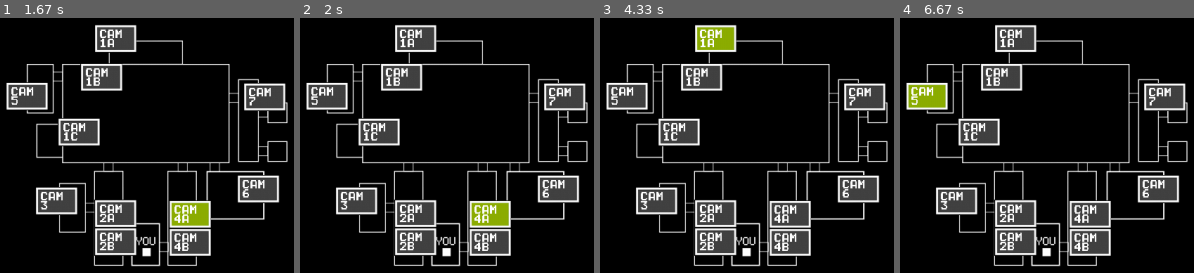
Above: before the commit, frames 1-4 (left to right).
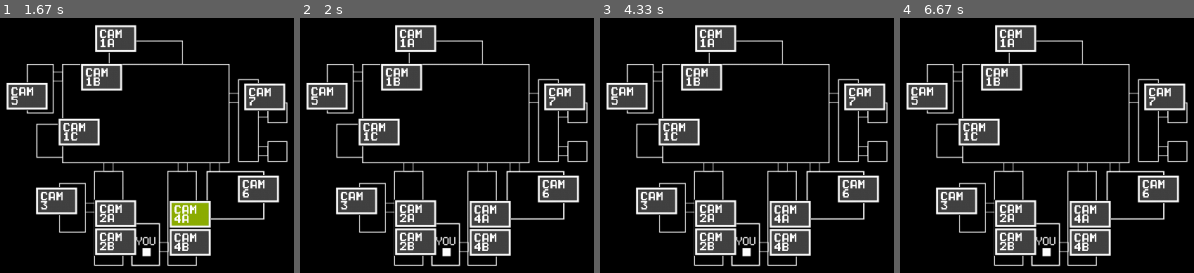
Above: after the commit, the same moments.

Repository: realpatato/pygame-fnaf
Game: pygame game, started from main.py
Two runs of this game, one before a commit and one after it. Both use one fixed random seed, a clock stepped at 60 frames per second and the inputs below.
Inputs (mouse positions are in pixels of both pictures, inside the frame that each line leads up to):
- Up to frame 1 (1.67 s): click (99, 76) at 0.38 s; click (114, 38) at 0.72 s; click (55, 201) at 1.05 s; click (179, 216) at 1.38 s
- Up to frame 2 (2 s): no input
- Up to frame 3 (4.33 s): click (679, 132) at 2.22 s; click (788, 214) at 2.55 s; click (714, 211) at 3.38 s; click (732, 25) at 3.72 s
- Up to frame 4 (6.67 s): click (1014, 242) at 4.55 s; click (1088, 242) at 4.88 s; click (1014, 38) at 5.72 s; click (926, 97) at 6.05 s

Frame 1 is identical in both runs. In frame 2, 1.0% of the frame differs, in the area x 58-72%, y 72-82%; in frame 3, 1.0%; in frame 4, 1.1%, in the area x 2-16%, y 26-36%.

Commit message:
made timing of flash more accurate to game and removed old pycache

Diff:
--- a/cam_manager.py
+++ b/cam_manager.py
@@ -104,8 +104,8 @@
         ''' Handles the button flashing '''
         #add to the timer
         self.button_flash_timer += 1
-        #if it has been one second, do the thing
-        if self.button_flash_timer == 40:
+        #checks if the timer has been reached, if its green it lasts an extra frame
+        if self.button_flash_timer == 37 + int(self.cur_true_button.flash):
             #swap the flash
             self.cur_true_button.flash = not self.cur_true_button.flash
             #update the image
